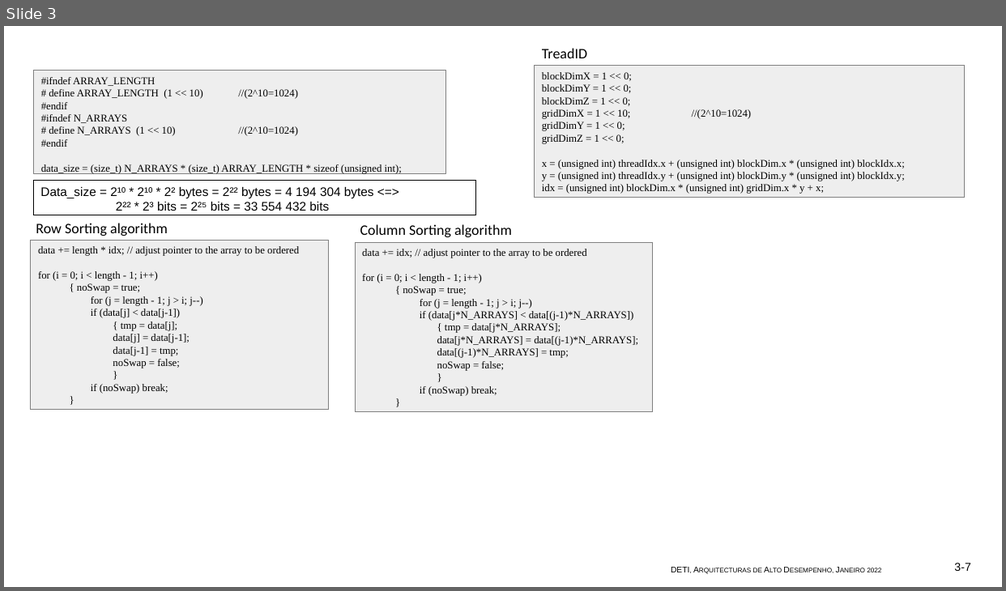
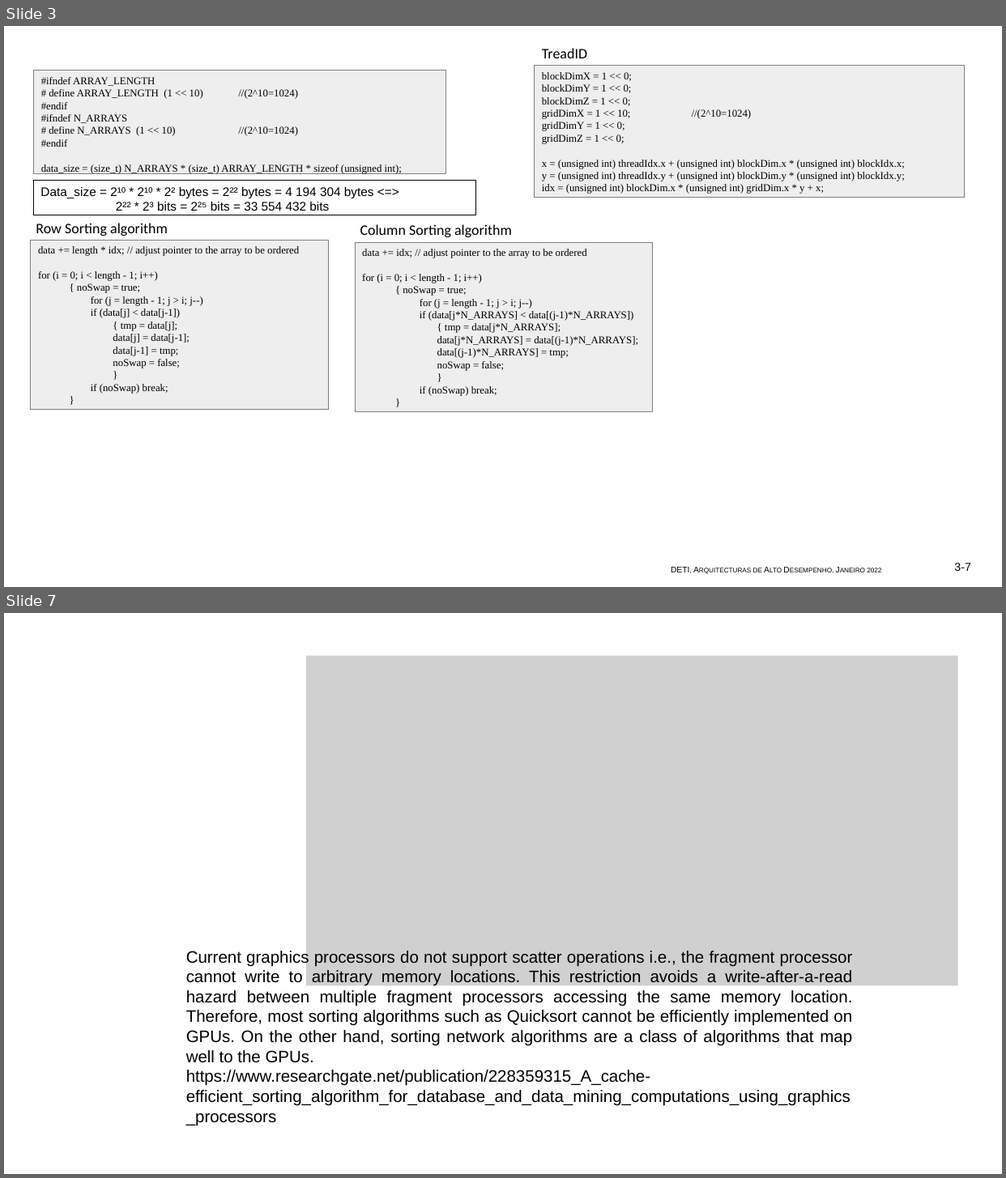
Before and after one commit to Pinto1088/AAD_2022, a slide deck: Assignment2/Apresentação1.pptx. Shown one above the other, each under a label of ours: slide 3 before the commit, slides 3 and 7 after it; the slides between them are not shown. The pictures are 1006x591 and 1006x1178 pixels, drawn with LibreOffice and Linux fonts; fonts in the diff are those of the drawing; grey boxes stand for pictures. Boxes give left, top, right and bottom in pixels: in the first picture for what was removed or moved away, otherwise in the second. Text is boxed around its words. In the diff, an @@ line names an element or a change of style, - is before the commit and + after.

```diff
--- a/Assignment2/Apresentação1.pptx
+++ b/Assignment2/Apresentação1.pptx
@@ slide 7 added at (x1=4, y1=613, x2=1002, y2=1174), background #FFFFFF @@
@@ picture added at (x1=306, y1=656, x2=958, y2=986) @@
@@ text added at (x1=186, y1=950, x2=853, y2=1127), 16 pt, text #000000 @@
+Current graphics processors do not support scatter operations i.e., the fragment processor cannot write to arbitrary memory locations. This restriction avoids a write-after-a-read hazard between multiple fragment processors accessing the same memory location. Therefore, most sorting algorithms such as Quicksort cannot be efﬁciently implemented on GPUs. On the other hand, sorting network algorithms are a class of algorithms that map well to the GPUs.
+https://www.researchgate.net/publication/228359315_A_cache-efficient_sorting_algorithm_for_database_and_data_mining_computations_using_graphics_processors
```
Also in this commit, not shown: 4 slides changed, 1 other slide added, 1 slide removed.
